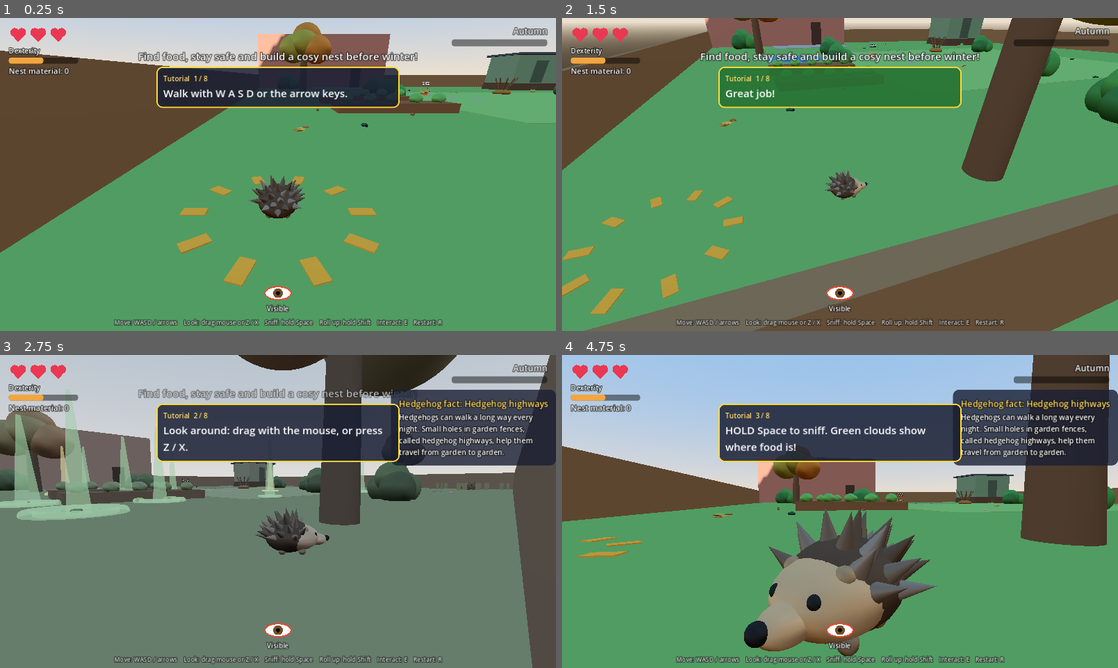
Above: before the commit, frames 1-4 (two rows, left to right).
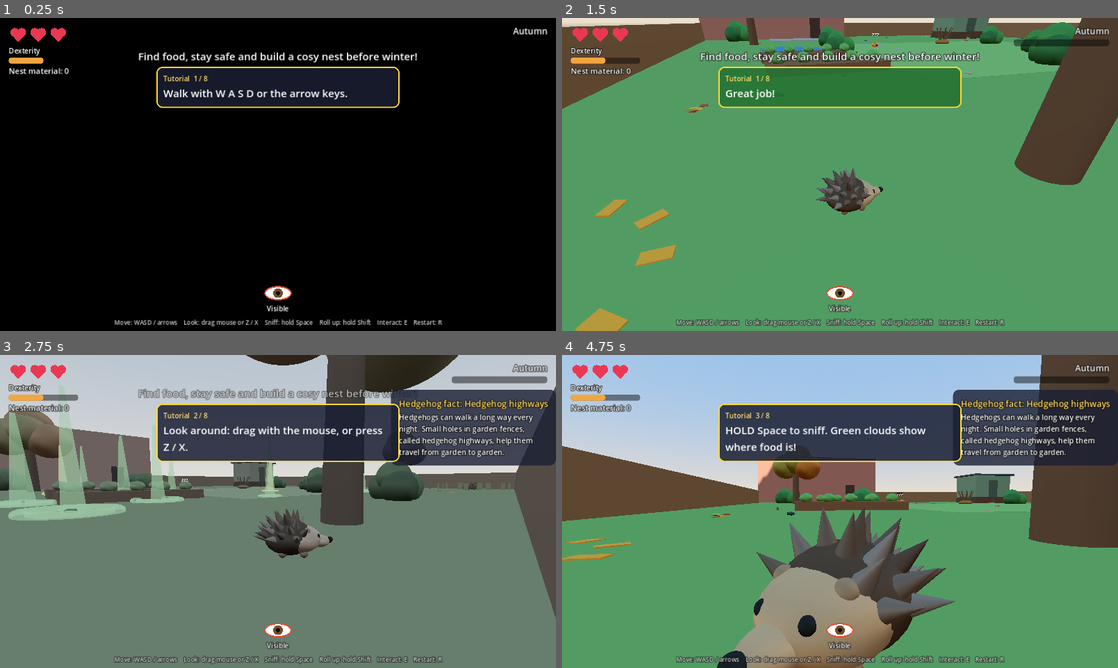
Above: after the commit, the same moments.

Repository: andreas40239/andreas40239
Game: Godot game, scene res://scenes/main.tscn
Same seed, same stepped clock (60 frames per second), same inputs: the game is played once before the commit and once after it.
Inputs (mouse positions are in pixels of both pictures, inside the frame that each line leads up to):
- Up to frame 1 (0.25 s): no input
- Up to frame 2 (1.5 s): tap Enter at 0.5 s; move the mouse to (962, 158) at 0.52 s; hold D (move_right) 0.53-1.25 s; tap Z (cam_left) at 0.6 s; click (962, 158) at 0.67 s; tap X (cam_right) at 0.8 s; drag from (728, 190) to (812, 237) at 1.27 s
- Up to frame 3 (2.75 s): move the mouse to (333, 442) at 2.02 s; hold D (move_right) from 2.03 s (still down); hold Space (sniff) from 2.03 s (still down); tap Z (cam_left) at 2.3 s
- Up to frame 4 (4.75 s): release D (move_right) at 2.75 s; release Space (sniff) at 2.75 s; tap Z (cam_left) at 2.75 s; drag from (812, 574) to (673, 464) at 2.77 s; move the mouse to (1006, 558) at 3.52 s; hold A (move_left) 3.53-4.25 s; hold Space (sniff) 3.53-4.25 s; tap X (cam_right) at 3.6 s; drag from (673, 464) to (756, 433) at 4.27 s

The runs differ from the first frame. In frame 1, 93% of the frame differs, in the area x 0-100%, y 0-100%; in frame 2, 43%; in frame 3, 5.5%; in frame 4, 11%.

Commit message:
Fix camera flicker near obstacles and reduce mobile hitches
- Camera collision is now a smoothed sphere cast: it moves in quickly but
  eases back out, so it no longer jumps back and forth next to tree trunks
  and fence corners (was up to 2.7 m in one frame).
- Static meshes are merged into one mesh per object (and the scenery into
  one), cutting draw calls from ~600 to ~100 per frame.
- Every material type is drawn once behind a short fade-in at level start,
  so phones don't stall compiling shaders mid-game.
- Smoke test checks the camera stays smooth near obstacles.

Co-Authored-By: Claude Opus 5.5 <noreply@anthropic.com>
Claude-Session: https://claude.ai/code/session_01CDivXedovpcKiF9A45Y1qv

Diff:
--- a/hedgehog-game/godot/scripts/camera_rig.gd
+++ b/hedgehog-game/godot/scripts/camera_rig.gd
@@ -1,7 +1,11 @@
 extends Node3D
 ## Third-person camera at hedgehog height. Drag with the mouse, use the
-## right stick or Z/X to look around. Lowers to nose height while sniffing,
+## right stick or Z / X to look around. Lowers to nose height while sniffing,
 ## and slowly circles the nest during hibernation.
+##
+## Walls and tree trunks push the camera closer. This is done with a sphere
+## cast (not a thin ray) and smoothed: the camera moves in quickly but eases
+## back out slowly, so it can't flicker back and forth next to an obstacle.
 
 @export var target_path: NodePath
 @export var distance := 3.2
@@ -9,6 +13,9 @@
 @export var height := 0.35
 @export var mouse_sensitivity := 0.005
 @export var turn_speed := 2.2
+## Radius of the sphere swept from the hedgehog to the camera.
+@export var camera_radius := 0.22
+@export var min_distance := 0.6
 
 ## 0..1, set by the level while the hedgehog sniffs.
 var sniff_amount := 0.0
@@ -18,6 +25,8 @@
 var _orbiting := false
 var _dragging := false
 var _target: Node3D
+var _arm_length := 3.2
+var _sphere := SphereShape3D.new()
 
 @onready var _arm: SpringArm3D = $SpringArm3D
 
@@ -25,7 +34,10 @@
 func _ready() -> void:
 	top_level = true
 	_target = get_node_or_null(target_path)
-	_arm.collision_mask = 1
+	# Collisions are handled here (smoothed), not by the SpringArm3D.
+	_arm.collision_mask = 0
+	_sphere.radius = camera_radius
+	_arm_length = distance
 	if _target:
 		global_position = _target.global_position + Vector3.UP * height
 
@@ -40,8 +52,6 @@
 
 func start_orbit() -> void:
 	_orbiting = true
-	# Rise above the garden even if the hedgehog sleeps under the shed.
-	_arm.collision_mask = 0
 
 
 func _unhandled_input(event: InputEvent) -> void:
@@ -58,14 +68,43 @@
 	var follow := _target.global_position + Vector3.UP * height
 	global_position = global_position.lerp(follow, 1.0 - exp(-10.0 * delta))
 
+	var wanted: float
 	if _orbiting:
+		# Rise above the garden even if the hedgehog sleeps under the shed.
 		yaw += delta * 0.25
 		pitch = lerpf(pitch, -0.75, delta)
-		_arm.spring_length = lerpf(_arm.spring_length, distance * 2.5, delta)
+		rotation = Vector3(pitch, yaw, 0.0)
+		_arm_length = lerpf(_arm_length, distance * 2.5, delta)
+		_arm.spring_length = _arm_length
+		return
+
+	yaw -= Input.get_axis("cam_left", "cam_right") * turn_speed * delta
+	rotation = Vector3(lerpf(pitch, -0.12, sniff_amount), yaw, 0.0)
+	wanted = lerpf(distance, sniff_distance, sniff_amount)
+	var safe := _safe_length(wanted)
+	if safe < _arm_length:
+		_arm_length = lerpf(_arm_length, safe, 1.0 - exp(-30.0 * delta))
 	else:
-		yaw -= Input.get_axis("cam_left", "cam_right") * turn_speed * delta
-		var sniff_pitch := lerpf(pitch, -0.12, sniff_amount)
-		rotation = Vector3(sniff_pitch, yaw, 0.0)
-		_arm.spring_length = lerpf(distance, sniff_distance, sniff_amount)
-		return
-	rotation = Vector3(pitch, yaw, 0.0)
+		_arm_length = lerpf(_arm_length, safe, 1.0 - exp(-2.5 * delta))
+	_arm.spring_length = _arm_length
+
+
+## How far the camera can be from the hedgehog without being inside a wall.
+func _safe_length(length: float) -> float:
+	var space := get_world_3d().direct_space_state
+	var back := global_transform.basis.z
+	var query := PhysicsShapeQueryParameters3D.new()
+	query.shape = _sphere
+	query.transform = Transform3D(Basis.IDENTITY, global_position)
+	query.motion = back * length
+	query.collision_mask = 1
+	var result := space.cast_motion(query)
+	if result.size() > 0 and result[0] > 0.0:
+		return maxf(length * result[0], min_distance)
+	# The sphere already touches something at the start (e.g. under the
+	# shed): fall back to a thin ray.
+	var ray := PhysicsRayQueryParameters3D.create(global_position, global_position + back * length, 1)
+	var hit := space.intersect_ray(ray)
+	if hit.is_empty():
+		return length
+	return maxf(global_position.distance_to(hit["position"]) - 0.1, min_distance)
--- a/hedgehog-game/godot/scripts/cat.gd
+++ b/hedgehog-game/godot/scripts/cat.gd
@@ -336,6 +336,8 @@
 	MeshUtil.add(_visual, MeshUtil.cylinder(0.1, 0.1, 0.03), Color(0.8, 0.15, 0.2), Vector3(0, 0.38, 0.25), Vector3.ONE, Vector3(1.2, 0, 0))
 	MeshUtil.add(_visual, MeshUtil.sphere(0.025), Color(1.0, 0.85, 0.2), Vector3(0, 0.33, 0.32))
 
+	MeshUtil.merge(_visual)
+
 	_label = Label3D.new()
 	_label.billboard = BaseMaterial3D.BILLBOARD_ENABLED
 	_label.font_size = 96
--- a/hedgehog-game/godot/scripts/checkpoint.gd
+++ b/hedgehog-game/godot/scripts/checkpoint.gd
@@ -6,7 +6,7 @@
 @export var announce := true
 
 var _activated := false
-var _leaves: Array[StandardMaterial3D] = []
+var _leaves: StandardMaterial3D
 
 
 func _ready() -> void:
@@ -22,9 +22,10 @@
 	body_entered.connect(_on_body_entered)
 	for i in 10:
 		var angle := TAU * i / 10.0
-		var leaf := MeshUtil.add(self, MeshUtil.box(Vector3(0.22, 0.01, 0.12)), Color(0.55, 0.45, 0.3),
+		MeshUtil.add(self, MeshUtil.box(Vector3(0.22, 0.01, 0.12)), Color.WHITE,
 				Vector3(cos(angle) * 0.75, 0.01, sin(angle) * 0.75), Vector3.ONE, Vector3(0, -angle, 0))
-		_leaves.append(leaf.mesh.material)
+	_leaves = MeshUtil.merge(self).mesh.surface_get_material(0)
+	_leaves.albedo_color = Color(0.55, 0.45, 0.3)
 
 
 func _on_body_entered(body: Node3D) -> void:
@@ -33,8 +34,7 @@
 	body.respawn_point = global_position + Vector3.UP * 0.1
 	if not _activated:
 		_activated = true
-		for mat in _leaves:
-			mat.albedo_color = Color(0.95, 0.6, 0.15)
+		_leaves.albedo_color = Color(0.95, 0.6, 0.15)
 		if announce:
 			Game.show_toast("Checkpoint! A cosy leaf circle.")
 			Sound.play("chime_checkpoint", -8.0)
--- a/hedgehog-game/godot/scripts/food.gd
+++ b/hedgehog-game/godot/scripts/food.gd
@@ -29,6 +29,7 @@
 	_visual = Node3D.new()
 	add_child(_visual)
 	_build_visual()
+	MeshUtil.merge(_visual)
 	_scent = Scent.new()
 	_scent.color = Scent.FOOD
 	add_child(_scent)
--- a/hedgehog-game/godot/scripts/hibernation_spot.gd
+++ b/hedgehog-game/godot/scripts/hibernation_spot.gd
@@ -100,3 +100,4 @@
 			MeshUtil.add(visual, MeshUtil.sphere(0.5), Color(0.6, 0.4, 0.15), Vector3(0, 0.1, 0), Vector3(1.0, 0.4, 1.0))
 		"shed":
 			pass  # The shed itself is part of the level scenery.
+	MeshUtil.merge(visual, [_nest])
--- a/hedgehog-game/godot/scripts/hide_spot.gd
+++ b/hedgehog-game/godot/scripts/hide_spot.gd
@@ -43,6 +43,7 @@
 
 func _set_see_through(on: bool) -> void:
 	for mat in _materials:
+		mat.transparency = BaseMaterial3D.TRANSPARENCY_ALPHA_DEPTH_PRE_PASS if on else BaseMaterial3D.TRANSPARENCY_DISABLED
 		mat.albedo_color.a = 0.45 if on else 1.0
 
 
@@ -63,7 +64,5 @@
 		Vector3(0.1, 0.35, -0.4), Vector3(-0.1, 0.65, -0.1),
 	]
 	for i in blobs.size():
-		var blob := MeshUtil.add(_bush, MeshUtil.sphere(0.5 * size), greens[i % greens.size()], blobs[i] * size)
-		var mat: StandardMaterial3D = blob.mesh.material
-		mat.transparency = BaseMaterial3D.TRANSPARENCY_ALPHA_DEPTH_PRE_PASS
-		_materials.append(mat)
+		MeshUtil.add(_bush, MeshUtil.sphere(0.5 * size), greens[i % greens.size()], blobs[i] * size)
+	_materials.append(MeshUtil.merge(_bush).mesh.surface_get_material(0))
--- a/hedgehog-game/godot/scripts/hud.gd
+++ b/hedgehog-game/godot/scripts/hud.gd
@@ -87,6 +87,11 @@
 
 func _ready() -> void:
 	_build()
+	# Fade in from black (this also hides the shader warm-up).
+	_overlay.color = Color(0, 0, 0, 1)
+	var fade := create_tween()
+	fade.tween_interval(0.25)
+	fade.tween_property(_overlay, "color", Color(0, 0, 0, 0), 0.6)
 	Game.toast.connect(show_toast)
 	Game.fact_unlocked.connect(_queue_fact)
 
--- a/hedgehog-game/godot/scripts/main.gd
+++ b/hedgehog-game/godot/scripts/main.gd
@@ -30,6 +30,9 @@
 
 
 func _ready() -> void:
+	# The garden's static scenery becomes one mesh: far fewer draw calls.
+	MeshUtil.merge($Scenery)
+	_warm_up_shaders()
 	hud.bind(player)
 	for spot in get_tree().get_nodes_in_group("hibernation_spots"):
 		spot.hibernate_requested.connect(_on_hibernate_requested)
@@ -69,6 +72,41 @@
 	_sniff_amount = move_toward(_sniff_amount, 1.0 if player.is_sniffing else 0.0, delta * 4.0)
 	environment.adjustment_saturation = lerpf(1.0, 0.3, _sniff_amount)
 	camera_rig.sniff_amount = _sniff_amount
+
+
+## Phones compile each kind of material the first time it is drawn, which
+## causes a hitch mid-game (first sniff, first time the cat notices you, the
+## first snow...). So we draw one of each, hidden behind the fade-in, at the
+## start of the level.
+func _warm_up_shaders() -> void:
+	var camera: Camera3D = camera_rig.get_node("SpringArm3D/Camera3D")
+	var warm := Node3D.new()
+	camera.add_child(warm)
+	warm.position = Vector3(0, 0, -1.5)
+	var scent := Scent.new()
+	warm.add_child(scent)
+	scent.set_revealed(true)
+	var label := Label3D.new()
+	label.text = "?!."
+	label.billboard = BaseMaterial3D.BILLBOARD_ENABLED
+	label.no_depth_test = true
+	label.outline_size = 12
+	warm.add_child(label)
+	var see_through := MeshUtil.add(warm, MeshUtil.sphere(0.1), Color.GREEN)
+	(see_through.mesh.material as StandardMaterial3D).transparency = BaseMaterial3D.TRANSPARENCY_ALPHA_DEPTH_PRE_PASS
+	var merged_parts := Node3D.new()
+	warm.add_child(merged_parts)
+	MeshUtil.add(merged_parts, MeshUtil.sphere(0.1), Color.BROWN)
+	MeshUtil.merge(merged_parts)
+	var flakes: CPUParticles3D = snow.duplicate()
+	flakes.position = Vector3.ZERO
+	flakes.emission_box_extents = Vector3(0.2, 0.2, 0.2)
+	warm.add_child(flakes)
+	flakes.preprocess = 1.0
+	flakes.emitting = true
+	for i in 4:
+		await get_tree().process_frame
+	warm.queue_free()
 
 
 ## Rates the nest. Returns [description, achieved] pairs; one star each.
--- a/hedgehog-game/godot/scripts/mesh_util.gd
+++ b/hedgehog-game/godot/scripts/mesh_util.gd
@@ -74,3 +74,83 @@
 		var theta := golden * i
 		points.append(Vector3(cos(theta) * r, y, sin(theta) * r))
 	return points
+
+
+## Merges every visible MeshInstance3D below `root` into a single mesh that
+## keeps each part's colour as a vertex colour, so the whole thing is one draw
+## call instead of dozens. The original MeshInstance3Ds are freed; other nodes
+## (bodies, collision shapes) are left alone. Nodes in `exclude` (and their
+## children) are skipped. Returns the new MeshInstance3D, a child of `root`.
+static func merge(root: Node3D, exclude: Array = [], alpha := 1.0) -> MeshInstance3D:
+	var data := {
+		"vertices": PackedVector3Array(), "normals": PackedVector3Array(),
+		"colors": PackedColorArray(), "indices": PackedInt32Array(), "merged": [],
+	}
+	_collect(root, Transform3D.IDENTITY, exclude, data)
+	for node in data["merged"]:
+		node.get_parent().remove_child(node)
+		node.queue_free()
+	var instance := MeshInstance3D.new()
+	instance.name = "Merged"
+	if data["vertices"].is_empty():
+		root.add_child(instance)
+		return instance
+	var arrays := []
+	arrays.resize(Mesh.ARRAY_MAX)
+	arrays[Mesh.ARRAY_VERTEX] = data["vertices"]
+	arrays[Mesh.ARRAY_NORMAL] = data["normals"]
+	arrays[Mesh.ARRAY_COLOR] = data["colors"]
+	arrays[Mesh.ARRAY_INDEX] = data["indices"]
+	var mesh := ArrayMesh.new()
+	mesh.add_surface_from_arrays(Mesh.PRIMITIVE_TRIANGLES, arrays)
+	var mat := StandardMaterial3D.new()
+	mat.vertex_color_use_as_albedo = true
+	mat.roughness = 0.85
+	if alpha < 1.0:
+		mat.transparency = BaseMaterial3D.TRANSPARENCY_ALPHA_DEPTH_PRE_PASS
+		mat.albedo_color.a = alpha
+	mesh.surface_set_material(0, mat)
+	instance.mesh = mesh
+	root.add_child(instance)
+	return instance
+
+
+static func _collect(node: Node, xform: Transform3D, exclude: Array, data: Dictionary) -> void:
+	for child in node.get_children():
+		if exclude.has(child) or not child is Node3D or not child.visible:
+			continue
+		var child_xform: Transform3D = xform * child.transform
+		if child is MeshInstance3D and child.mesh and child.get_child_count() == 0:
+			if _append(child, child_xform, data):
+				data["merged"].append(child)
+				continue
+		_collect(child, child_xform, exclude, data)
+
+
+static func _append(instance: MeshInstance3D, xform: Transform3D, data: Dictionary) -> bool:
+	var mesh: Mesh = instance.mesh
+	# Transparent parts keep their own material.
+	for s in mesh.get_surface_count():
+		var check := instance.get_active_material(s) as BaseMaterial3D
+		if check and check.transparency != BaseMaterial3D.TRANSPARENCY_DISABLED:
+			return false
+	var normal_basis := xform.basis.inverse().transposed()
+	for s in mesh.get_surface_count():
+		var arrays := mesh.surface_get_arrays(s)
+		var vertices: PackedVector3Array = arrays[Mesh.ARRAY_VERTEX]
+		var normals: PackedVector3Array = arrays[Mesh.ARRAY_NORMAL]
+		var indices: PackedInt32Array = arrays[Mesh.ARRAY_INDEX]
+		var mat := instance.get_active_material(s) as BaseMaterial3D
+		var color: Color = mat.albedo_color if mat else Color.WHITE
+		var offset: int = data["vertices"].size()
+		for i in vertices.size():
+			data["vertices"].append(xform * vertices[i])
+			data["normals"].append((normal_basis * normals[i]).normalized())
+			data["colors"].append(color)
+		if indices.is_empty():
+			for i in vertices.size():
+				data["indices"].append(offset + i)
+		else:
+			for index in indices:
+				data["indices"].append(offset + index)
+	return true
--- a/hedgehog-game/godot/scripts/nest_material.gd
+++ b/hedgehog-game/godot/scripts/nest_material.gd
@@ -17,6 +17,7 @@
 	_visual = Node3D.new()
 	add_child(_visual)
 	_build_visual()
+	MeshUtil.merge(_visual)
 	_scent = Scent.new()
 	_scent.color = Scent.NEST_MATERIAL
 	add_child(_scent)
--- a/hedgehog-game/godot/scripts/player.gd
+++ b/hedgehog-game/godot/scripts/player.gd
@@ -402,4 +402,7 @@
 	for point in MeshUtil.sphere_points(90):
 		var tint := SPINE_COLOR.lightened(randf() * 0.35)
 		MeshUtil.add_spike(_ball_pose, point * 0.13, point, 0.09, tint)
+	# One draw call per pose instead of ~130 (matters a lot on phones).
+	MeshUtil.merge(_walk_pose)
+	MeshUtil.merge(_ball_pose)
 	_ball_pose.visible = false
--- a/hedgehog-game/godot/tests/smoke_test.gd
+++ b/hedgehog-game/godot/tests/smoke_test.gd
@@ -38,6 +38,24 @@
 
 func _run() -> void:
 	_check(player.is_on_floor(), "hedgehog stands on the ground")
+
+	# Camera next to a tree trunk and in a fence corner: no sudden jumps
+	# (this used to flicker back and forth).
+	var rig = main.get_node("CameraRig")
+	var camera: Camera3D = rig.get_node("SpringArm3D/Camera3D")
+	var biggest_jump := 0.0
+	for spot in [Vector3(11.6, 0.05, 8.9), Vector3(14.6, 0.05, 14.6)]:
+		await _teleport(spot)
+		await _frames(30)
+		var last := camera.global_position.distance_to(rig.global_position)
+		for i in 180:
+			rig.yaw += TAU / 180.0
+			await get_tree().process_frame
+			var now := camera.global_position.distance_to(rig.global_position)
+			biggest_jump = maxf(biggest_jump, now - last)
+			last = now
+	_check(biggest_jump < 0.3, "camera eases out smoothly near obstacles (largest step %.2f m)" % biggest_jump)
+	rig.yaw = 0.0
 
 	# Eating good food raises dexterity; the food disappears.
 	var beetle: Food = main.get_node("Food/Beetle0")
Not shown, changed: hedgehog-game/godot/export_presets.cfg
